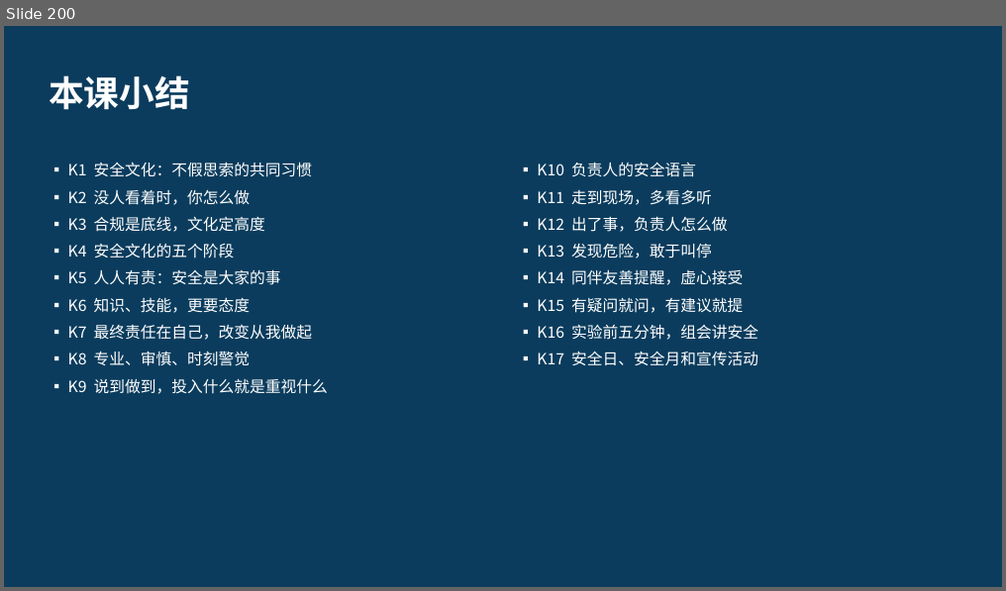
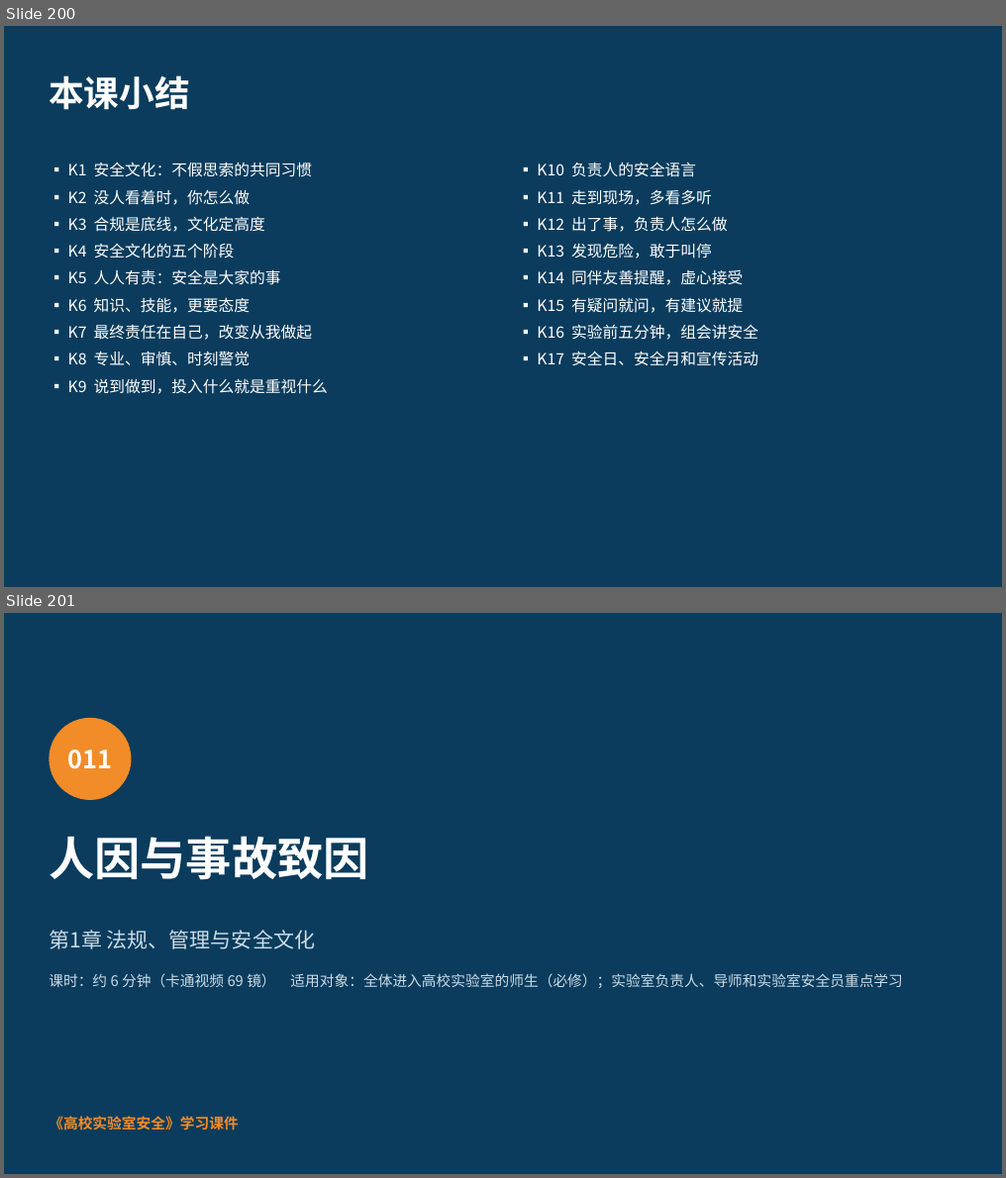
Before and after one commit to hanrongwx-max/videoyoutubo, a slide deck: course/高校实验室安全/课件/第1章_法规、管理与安全文化.pptx. Shown one above the other, each under a label of ours: slide 200 before the commit, slides 200 and 201 after it. The pictures are 1006x591 and 1006x1178 pixels, drawn with LibreOffice and Linux fonts; fonts in the diff are those of the drawing. Boxes give left, top, right and bottom in pixels: in the first picture for what was removed or moved away, otherwise in the second. Text is boxed around its words. In the diff, an @@ line names an element or a change of style, - is before the commit and + after.

```diff
--- a/course/高校实验室安全/课件/第1章_法规、管理与安全文化.pptx
+++ b/course/高校实验室安全/课件/第1章_法规、管理与安全文化.pptx
@@ slide 201 added at (4,613,1002,1174), background #0B3C5D @@
@@ ellipse added at (49,718,132,800), fill #F28C28 @@
@@ text added at (68,750,113,769), 24 pt, text #FFFFFF, bold @@
+011
@@ text added at (49,836,368,880), 44 pt, text #FFFFFF, bold @@
+人因与事故致因
@@ text added at (49,930,315,950), 20 pt, text #CADCE6 @@
+第1章 法规、管理与安全文化
@@ text added at (49,973,903,988), 14 pt, text #CADCE6 @@
+课时：约 6 分钟（卡通视频 69 镜） 适用对象：全体进入高校实验室的师生（必修）；实验室负责人、导师和实验室安全员重点学习
@@ text added at (49,1116,238,1131), 14 pt, text #F28C28, bold @@
+《高校实验室安全》学习课件
```
Also in this commit, not shown: 23 other slides added, 2 other files.
